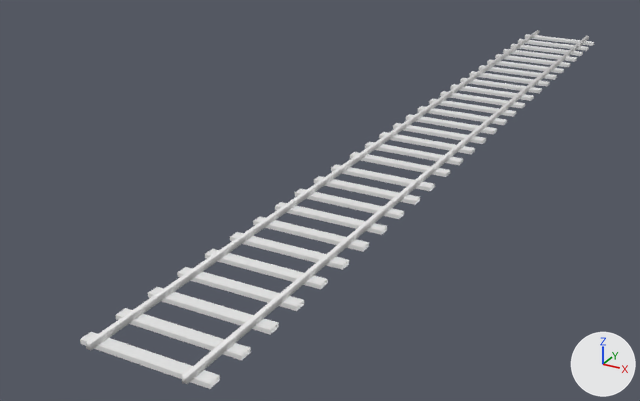
A saved change to the FBX model SourceAssets/Environments/Subway/Props/TrainTracks_1.fbx.
The view is the same before and after, from a camera (50 mm lens) standing at (6.9, -18.1, 6.8) and looking at (-2.1, -1.7, -1.4). Arrows for +X, +Y and +Z are at lower right; the lights stay in place. The first picture is the older version.
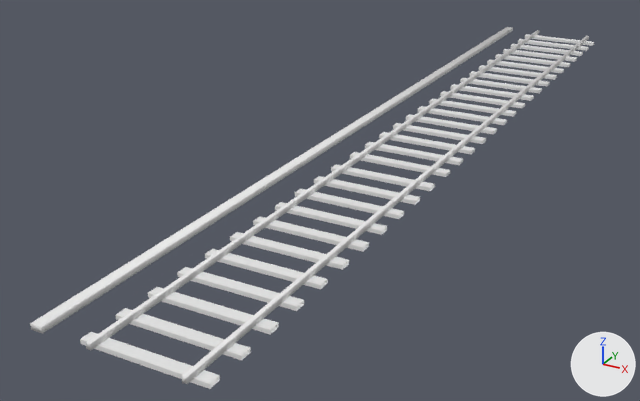
Boxes (x1, y1, x2, y2) around the edits, measured in the pictures (640 x 401 px):
'Cube', reshaped (10% wider): before (80, 30, 594, 389); after (30, 27, 594, 389)
part 1 of me_cube_001, added: after (30, 27, 513, 334)

The change in detail:
me_cube_001 is used by ob_cube; location (0.0, 0.0, 0.0).
me_cube_001 had 392 vertices, 292 faces and spanned x -1.1..1.1, y -10.7..10.7, z 0.0..0.2.
me_cube_001 now has 412 vertices, 304 faces and spans x -1.9..1.1, y -10.7..10.7, z 0.0..0.2.
me_cube_001 part 1: the loose piece of 20 vertices spanning x -0.8, y -10.7..10.7, z 0.1..0.2 is copied, and the copy is moved by (-1.0, 0.0, 0.0); it spans x -1.9..-1.7, y -10.7..10.7, z 0.1..0.2.
